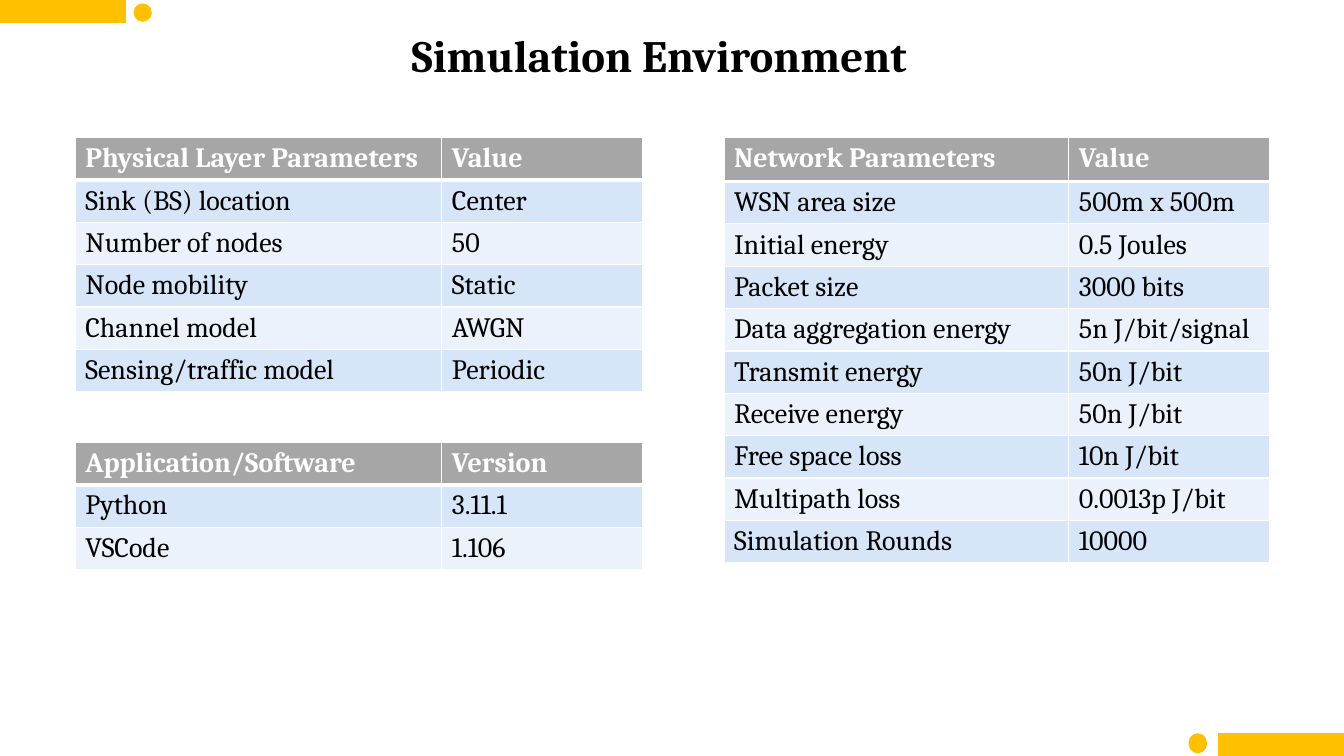
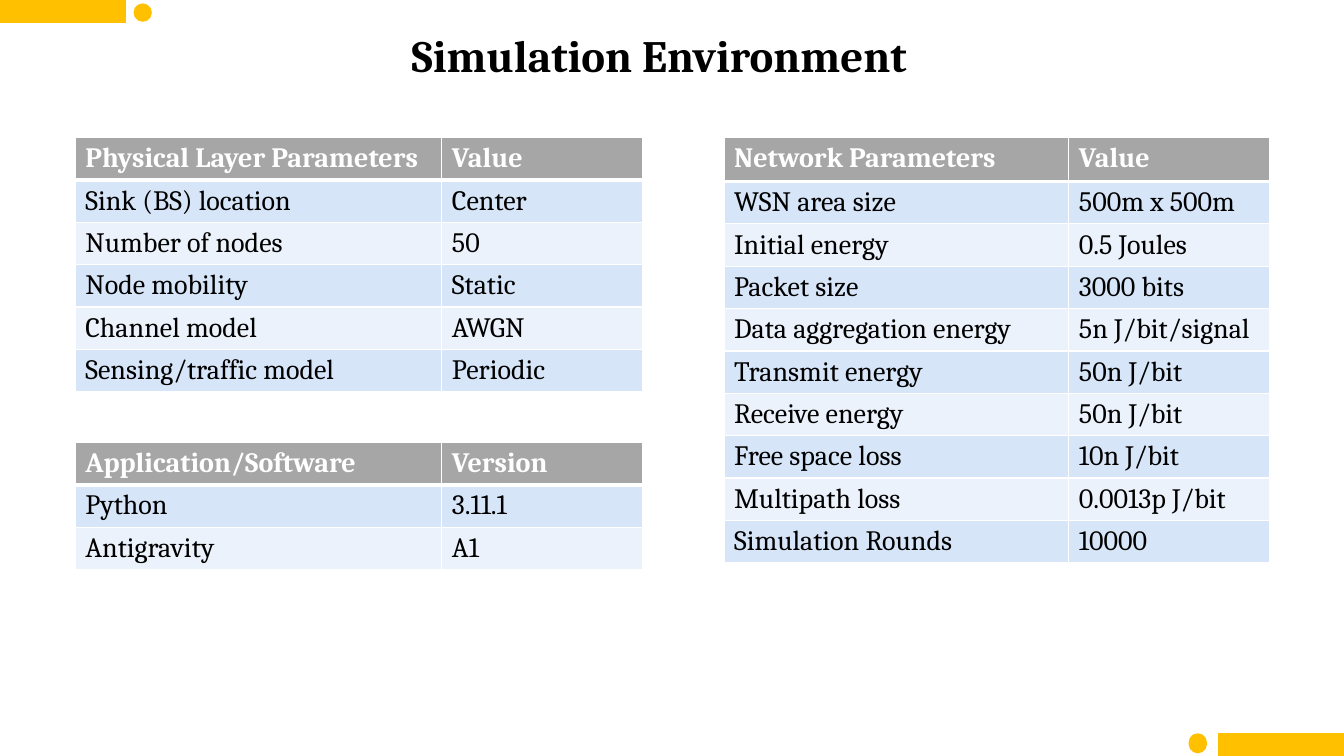
Before and after one commit to imshubhamcodex/ql--resources, a slide deck: slide 17 of endsem/end_sem_RL.pptx. Drawn at 1344x756 pixels with LibreOffice and Linux fonts; fonts in the diff are those of the drawing. Boxes give left, top, right and bottom in pixels: in the first picture for what was removed or moved away, otherwise in the second. Text is boxed around its words. In the diff, an @@ line names an element or a change of style, - is before the commit and + after.

```diff
--- a/endsem/end_sem_RL.pptx
+++ b/endsem/end_sem_RL.pptx
@@ table at <box>76,443,643,756</box> @@
-row 3, column 1: VSCode
+row 3, column 1: Antigravity
-row 3, column 2: 1.106
+row 3, column 2: A1
```
Also in this commit, not shown: 2 other files.
